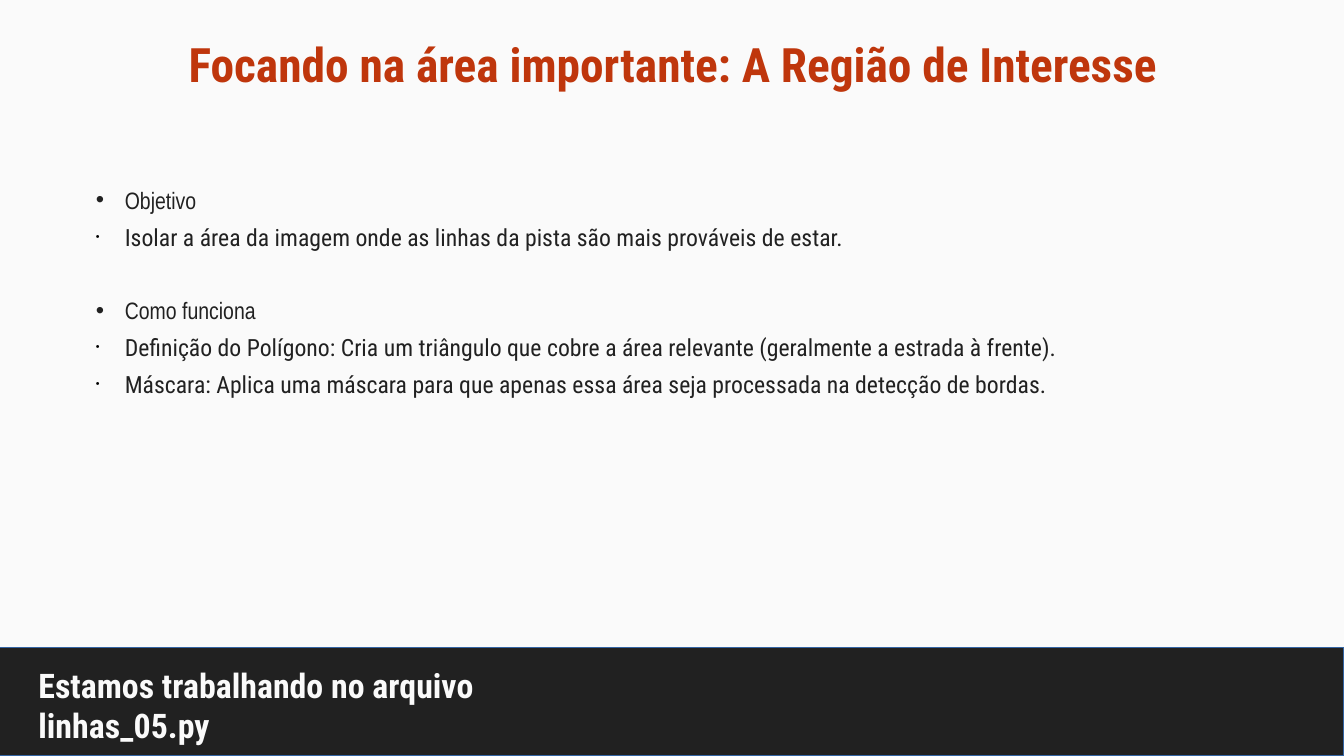
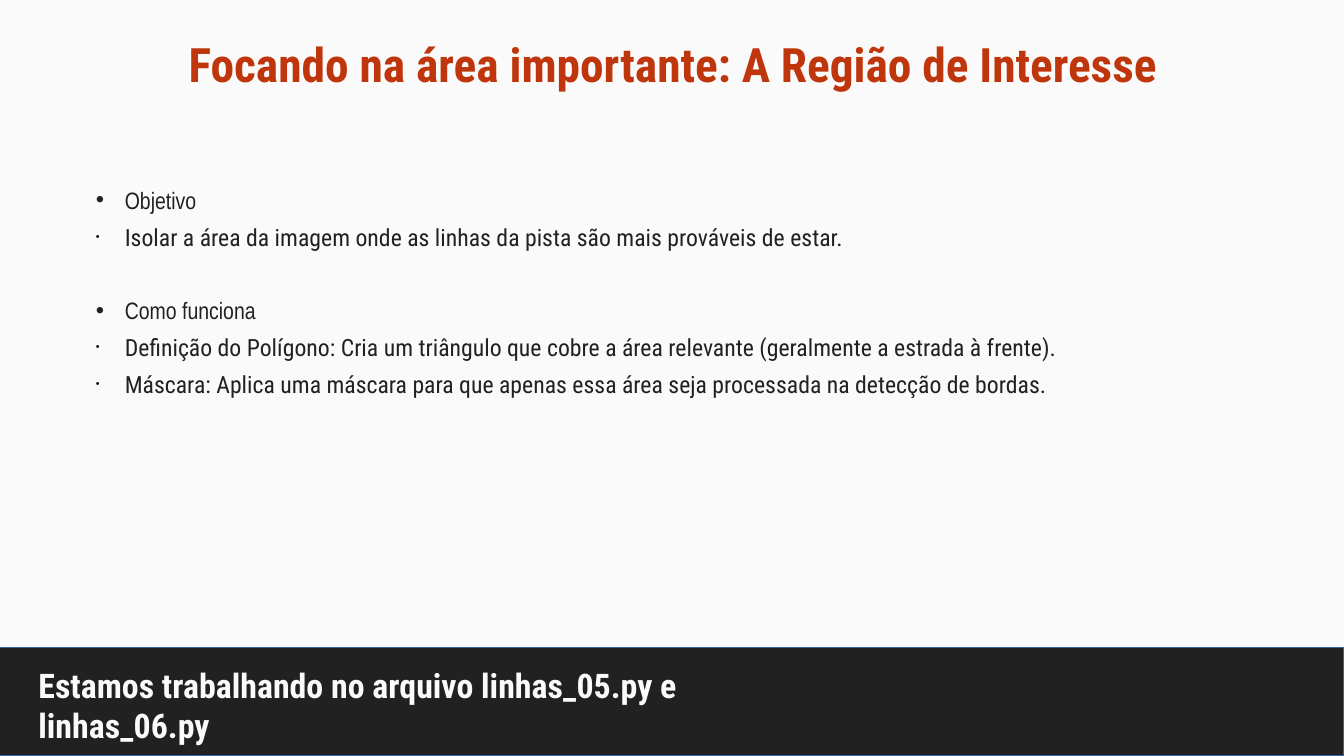
Before and after one commit to maurizioprizzi/finding_lanes, a slide deck: slide 18 of computer_vision_encounter_01.odp. Drawn at 1344x756 pixels with LibreOffice and Linux fonts; fonts in the diff are those of the drawing. Boxes give left, top, right and bottom in pixels: in the first picture for what was removed or moved away, otherwise in the second. Text is boxed around its words. In the diff, an @@ line names an element or a change of style, - is before the commit and + after.

```diff
--- a/computer_vision_encounter_01.odp
+++ b/computer_vision_encounter_01.odp
@@ title at bbox=[38, 672, 676, 746]: text changed @@
-Estamos trabalhando no arquivo linhas_05.py
+Estamos trabalhando no arquivo linhas_05.py e linhas_06.py
```
Also in this commit, not shown: 1 other slide changed, 2 other files.
